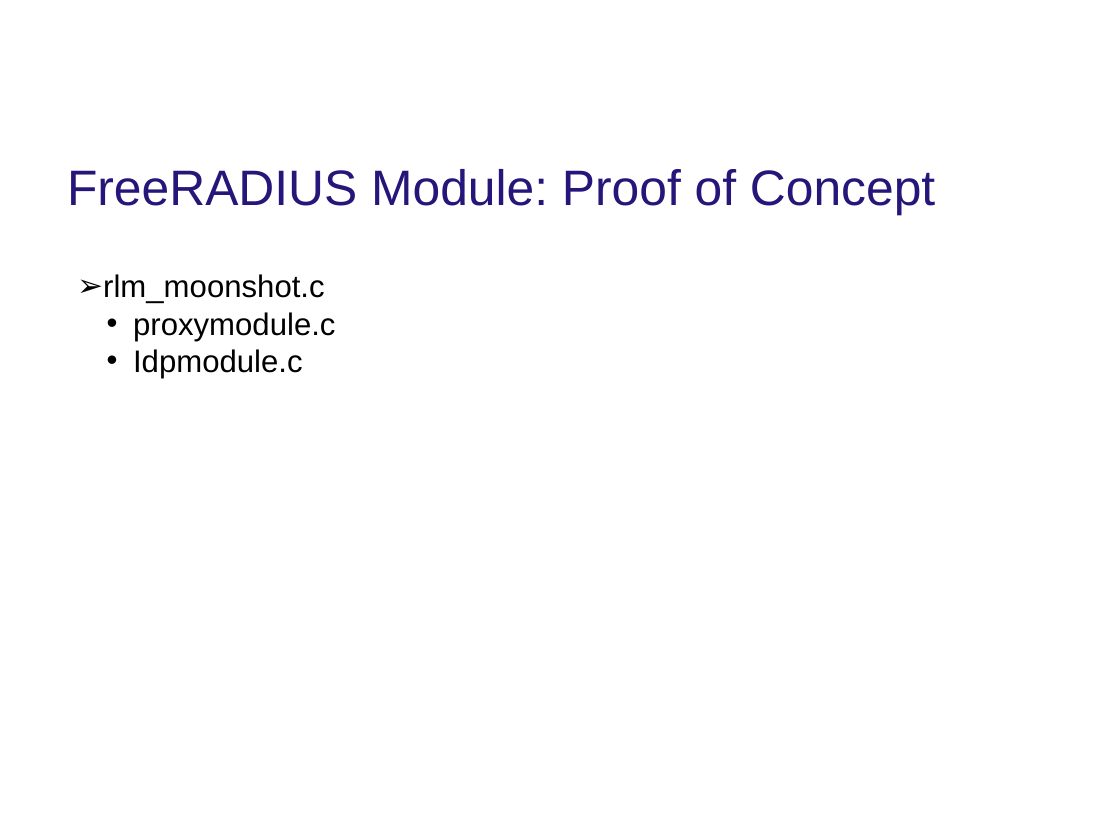
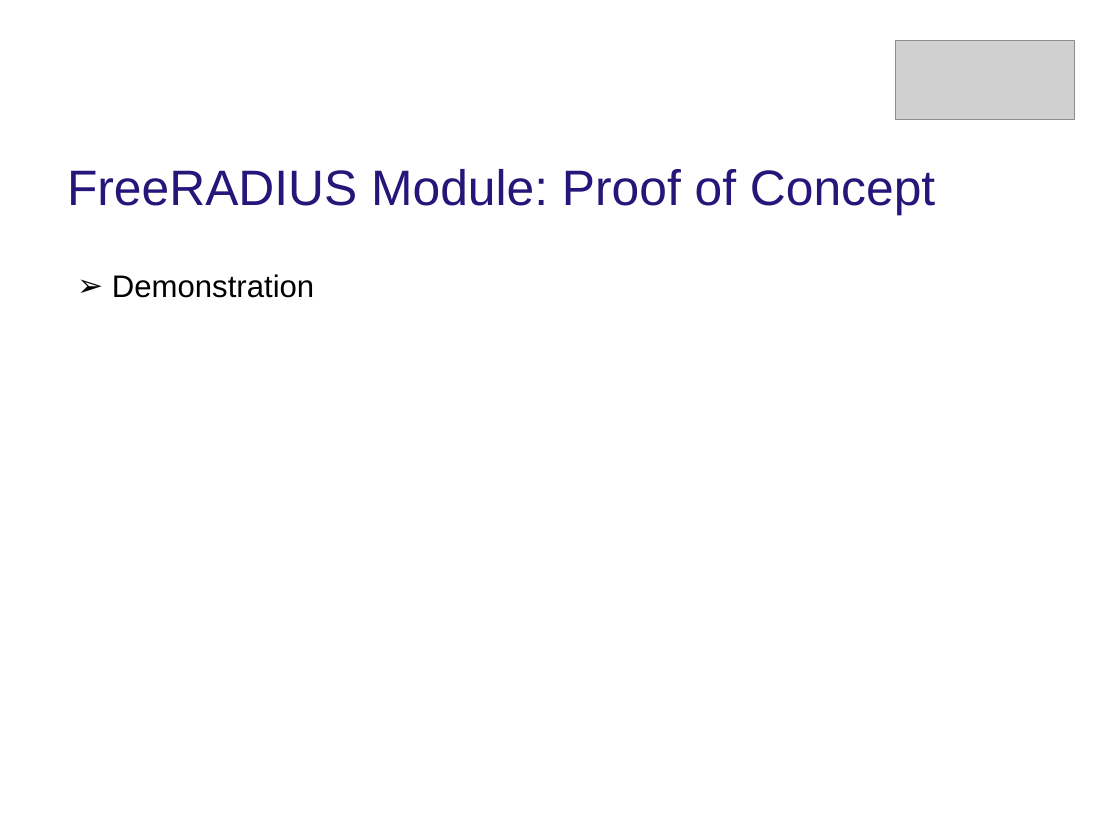
Before and after one commit to MoonshotNL/moonshotdocuments, a slide deck: slide 33 of Presentations/Final presentation.pptx (slide 28 before the commit). Drawn at 1120x840 pixels with LibreOffice and Linux fonts; fonts in the diff are those of the drawing; grey boxes stand for pictures; background and template pictures are left out. Boxes give left, top, right and bottom in pixels: in the first picture for what was removed or moved away, otherwise in the second. Text is boxed around its words. In the diff, an @@ line names an element or a change of style, - is before the commit and + after.

```diff
--- a/Presentations/Final presentation.pptx
+++ b/Presentations/Final presentation.pptx
@@ picture added at [895,40,1074,120] @@
@@ text at [112,274,314,298]: text changed @@
-➢ rlm_moonshot.c
-  • proxymodule.c
-  • Idpmodule.c
+➢ Demonstration
```
Also in this commit, not shown: 27 other slides changed, 7 slides added, 1 slide removed, 4 other files.
